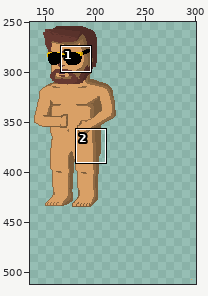
Pixel-art file -- development/asperite/profile.aseprite. Above, an overview of the earlier version with the close-up marked.
Close-up. Before the edit:
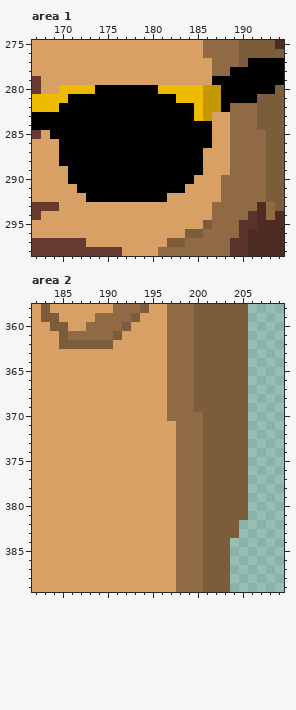
750x747 pixels, 1 frame. Shown: area 1: x 167..194, y 275..298; area 2: x 182..209, y 358..389. The wide view leaves out empty margins.
New version:
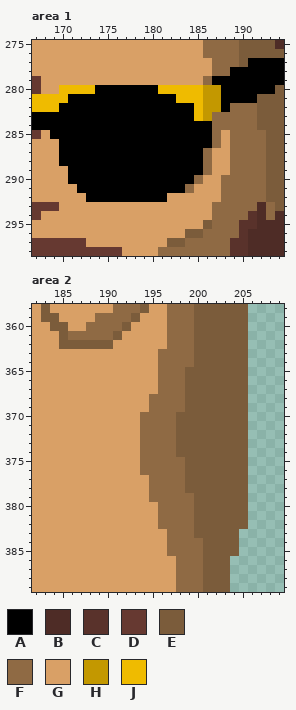
Palette (. is transparent): A #000000  B #4e2c26  C #59322b  D #663931  E #7b5c3b  F #8f6a44  G #d9a066  H #c39800  J #efbb00
The edit:
{"where": "area 1, layer \"head/face/head_shade\""}
{"y":279,"x":186,"old":"G","new":"F"}
{"y":283,"x":187,"old":"GG","new":"FF"}
{"y":284,"x":187,"old":"GG","new":"FF"}
{"y":285,"x":187,"old":"G","new":"F"}
{"y":286,"x":187,"old":"G","new":"F"}
{"y":287,"x":186,"old":"G","new":"F"}
{"y":288,"x":186,"old":"G","new":"F"}
{"y":289,"x":186,"old":"G","new":"F"}
{"y":290,"x":185,"old":"G","new":"F"}
{"y":291,"x":184,"old":"G","new":"F"}
{"where": "area 2, layer \"left_leg/left_leg_shade\""}
{"y":363,"x":196,"old":"G","new":"F"}
{"y":364,"x":196,"old":"G","new":"F"}
{"y":365,"x":196,"old":"G","new":"F"}
{"y":365,"x":199,"old":"F","new":"E"}
{"y":366,"x":196,"old":"G","new":"F"}
{"y":366,"x":199,"old":"F","new":"E"}
{"y":367,"x":196,"old":"G","new":"F"}
{"y":367,"x":199,"old":"F","new":"E"}
{"y":368,"x":195,"old":"GG","new":"FF"}
{"y":368,"x":199,"old":"F","new":"E"}
{"y":369,"x":195,"old":"GG","new":"FF"}
{"y":369,"x":199,"old":"F","new":"E"}
{"y":370,"x":194,"old":"GGG","new":"FFF"}
{"y":370,"x":198,"old":"FFF","new":"EEE"}
{"y":371,"x":194,"old":"GGGGFFF","new":"FFFFEEE"}
{"y":372,"x":194,"old":"GGGGFFF","new":"FFFFEEE"}
{"y":373,"x":194,"old":"GGGGFFF","new":"FFFFEEE"}
{"y":374,"x":194,"old":"GGGGFFF","new":"FFFFEEE"}
{"y":375,"x":194,"old":"GGGG","new":"FFFF"}
{"y":375,"x":199,"old":"FF","new":"EE"}
{"y":376,"x":194,"old":"GGGG","new":"FFFF"}
{"y":376,"x":199,"old":"FF","new":"EE"}
{"y":377,"x":195,"old":"GGG","new":"FFF"}
{"y":377,"x":199,"old":"FF","new":"EE"}
{"y":378,"x":195,"old":"GGG","new":"FFF"}
{"y":378,"x":199,"old":"FF","new":"EE"}
{"y":379,"x":195,"old":"GGG","new":"FFF"}
{"y":379,"x":200,"old":"F","new":"E"}
{"y":380,"x":196,"old":"GG","new":"FF"}
{"y":380,"x":200,"old":"F","new":"E"}
{"y":381,"x":196,"old":"GG","new":"FF"}
{"y":381,"x":200,"old":"F","new":"E"}
{"y":382,"x":196,"old":"GG","new":"FF"}
{"y":382,"x":200,"old":"F","new":"E"}
{"y":382,"x":205,"old":".","new":"E"}
{"y":383,"x":197,"old":"G","new":"F"}
{"y":383,"x":200,"old":"F","new":"E"}
{"y":384,"x":197,"old":"G","new":"F"}
{"y":384,"x":204,"old":".","new":"E"}
{"y":385,"x":197,"old":"G","new":"F"}
{"y":385,"x":204,"old":".","new":"E"}
{"label":"changed","picture_box":[185,76,230,193]}
{"label":"changed","picture_box":[140,349,248,556]}
